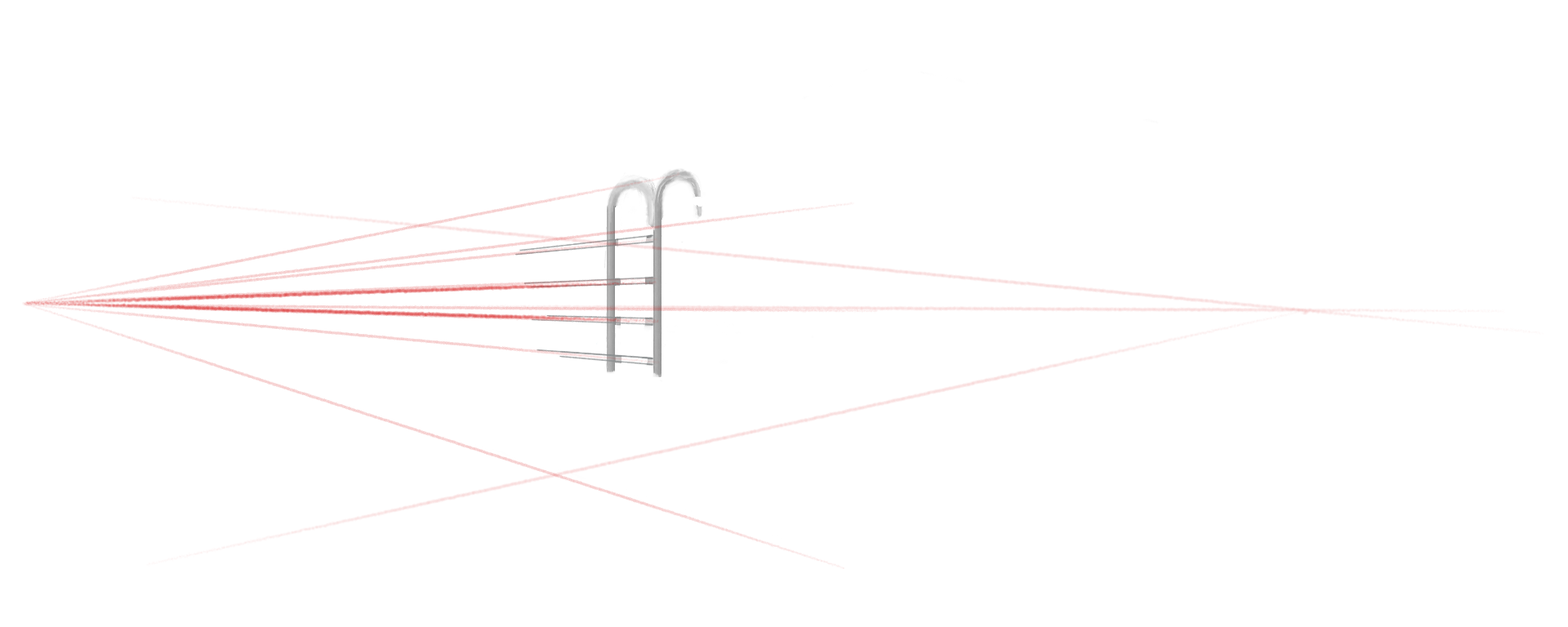
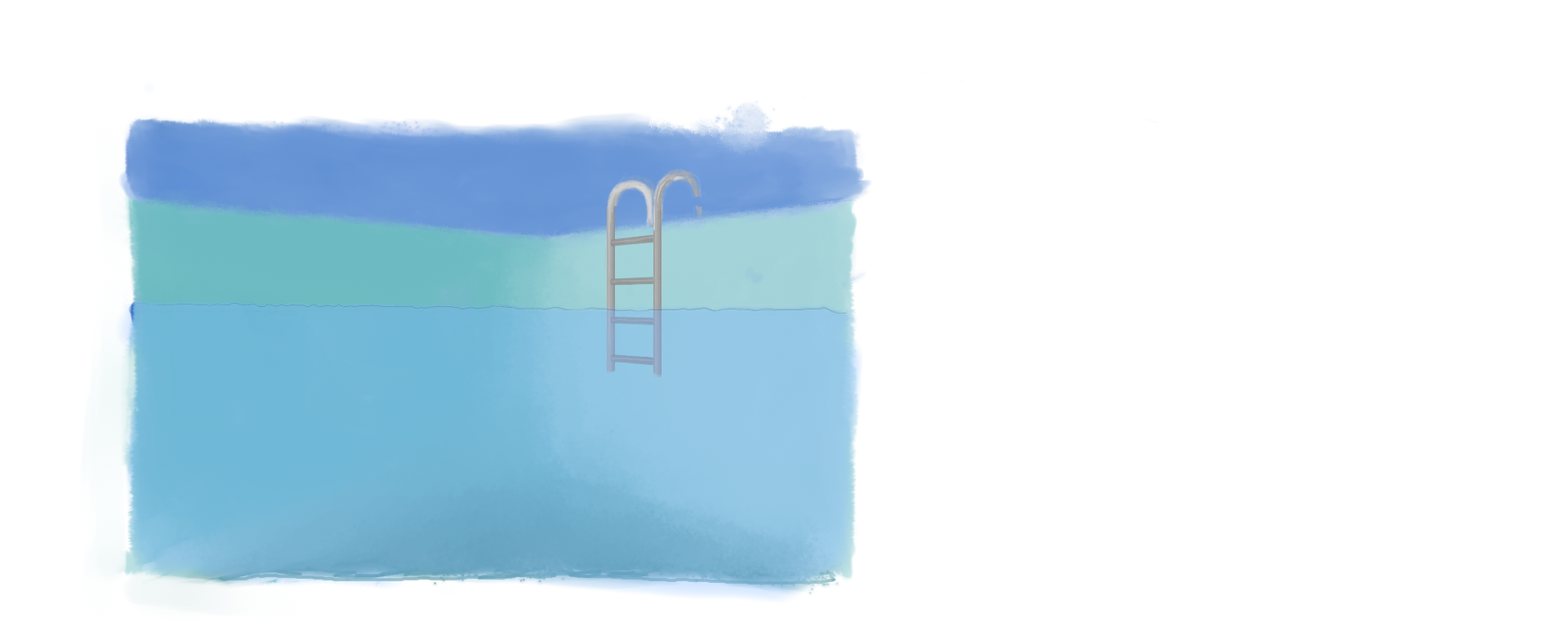
Layers edited between the first and the second 1568x627 image:
showed "Water", painted on it over [115, 170, 865, 605]
hid "Perspective", painted on it over [22, 171, 1544, 570]
painted on "ladderbars" over [513, 199, 700, 438]
painted on "ladder" over [291, 99, 1159, 539]
showed "Pool" over [52, 82, 889, 620]
